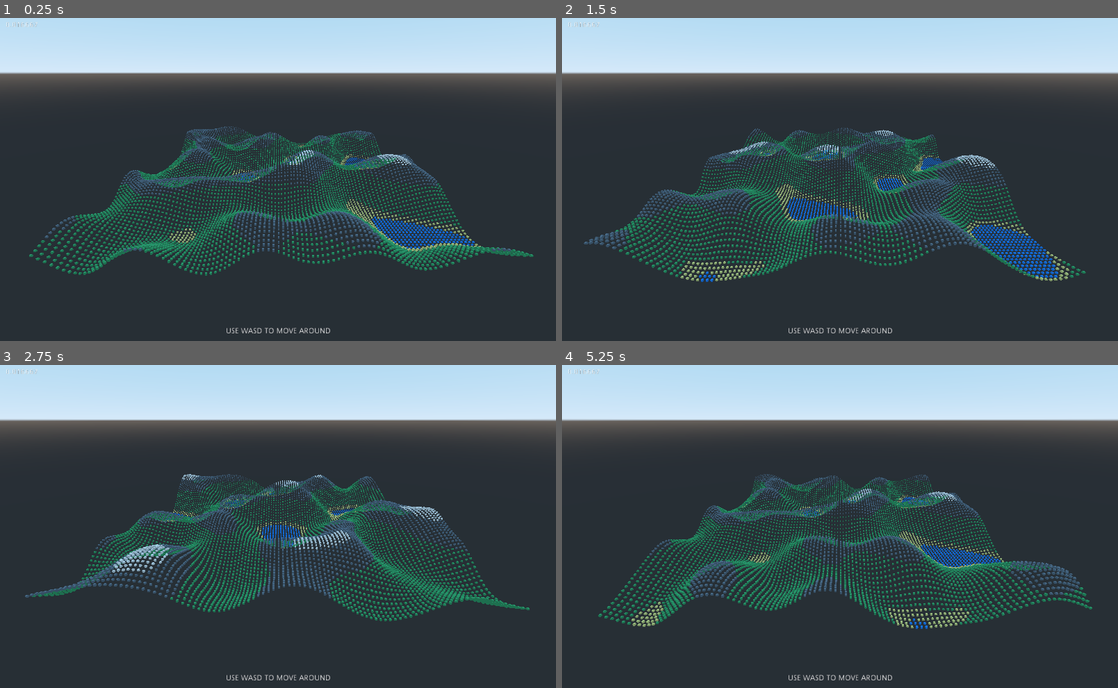
Above: before the commit, frames 1-4 (two rows, left to right).
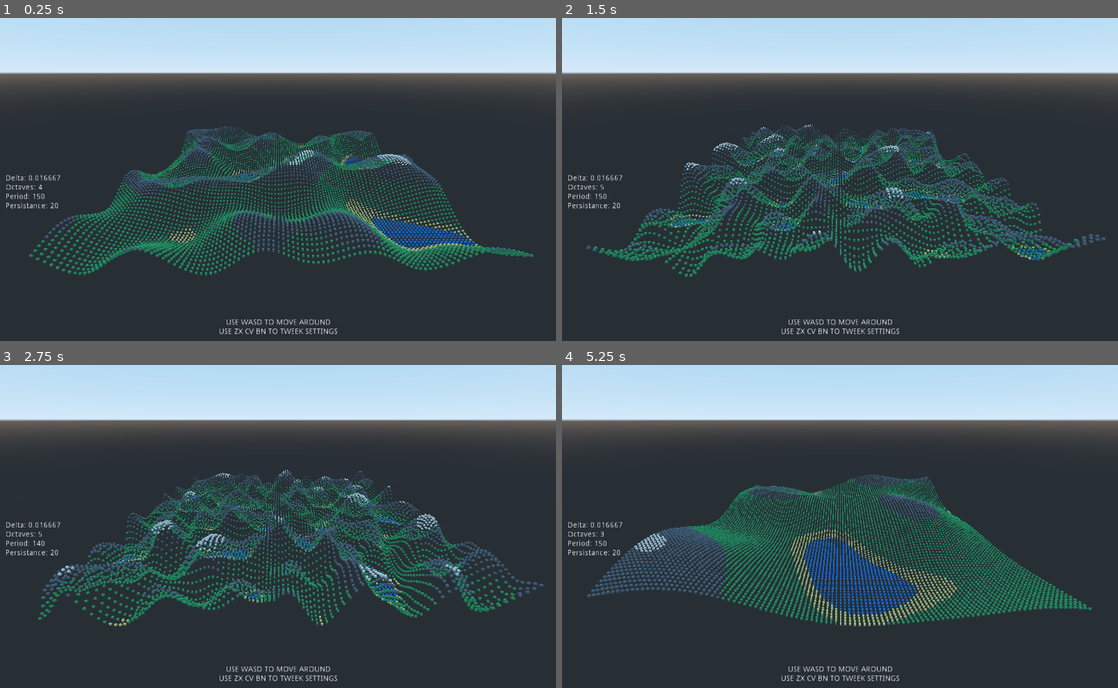
Above: after the commit, the same moments.

Repository: OsakiTsukiko/noise
Game: Godot game, scene res://scenes/main_scene.tscn
Two runs of this game, one before a commit and one after it. Both use one fixed random seed, a clock stepped at 60 frames per second and the inputs below.
Inputs:
- Up to frame 1 (0.25 s): no input
- Up to frame 2 (1.5 s): tap Enter at 0.5 s; hold Right (ui_right) 0.53-1.28 s; tap Z (oct_l, bound only after the commit) at 0.6 s; tap X (oct_r, bound only after the commit) at 0.8, 1.35 s; hold Down (ui_down) from 1.28 s (still down)
- Up to frame 3 (2.75 s): tap C (prd_l, bound only after the commit) at 1.55, 2.1 s; release Down (ui_down) at 2.03 s; hold Right (ui_right) from 2.03 s (still down); tap V (prd_r, bound only after the commit) at 2.3 s
- Up to frame 4 (5.25 s): release Right (ui_right) at 2.78 s; hold Up (ui_up) 2.78-3.53 s; tap V (prd_r, bound only after the commit) at 2.85 s; tap B (prs_l, bound only after the commit) at 3.05, 3.6 s; hold Left (ui_left) 3.53-5.03 s; tap N (prs_r, bound only after the commit) at 3.8, 4.35 s; tap Z (oct_l, bound only after the commit) at 4.55, 5.1 s; hold Down (ui_down) from 5.03 s (still down)

The runs differ from the first frame. In frame 1, 0.6% of the frame differs, in the area x 1-61%, y 1-98%; in frame 2, 16%; in frame 3, 15%; in frame 4, 17%, in the area x 1-96%, y 1-98%.

Commit message:
tweeks

Diff:
--- a/project.godot
+++ b/project.godot
@@ -44,6 +44,36 @@
 , Object(InputEventKey,"resource_local_to_scene":false,"resource_name":"","device":0,"alt":false,"shift":false,"control":false,"meta":false,"command":false,"pressed":false,"scancode":83,"physical_scancode":0,"unicode":0,"echo":false,"script":null)
  ]
 }
+oct_l={
+"deadzone": 0.5,
+"events": [ Object(InputEventKey,"resource_local_to_scene":false,"resource_name":"","device":0,"alt":false,"shift":false,"control":false,"meta":false,"command":false,"pressed":false,"scancode":90,"physical_scancode":0,"unicode":0,"echo":false,"script":null)
+ ]
+}
+oct_r={
+"deadzone": 0.5,
+"events": [ Object(InputEventKey,"resource_local_to_scene":false,"resource_name":"","device":0,"alt":false,"shift":false,"control":false,"meta":false,"command":false,"pressed":false,"scancode":88,"physical_scancode":0,"unicode":0,"echo":false,"script":null)
+ ]
+}
+prd_l={
+"deadzone": 0.5,
+"events": [ Object(InputEventKey,"resource_local_to_scene":false,"resource_name":"","device":0,"alt":false,"shift":false,"control":false,"meta":false,"command":false,"pressed":false,"scancode":67,"physical_scancode":0,"unicode":0,"echo":false,"script":null)
+ ]
+}
+prd_r={
+"deadzone": 0.5,
+"events": [ Object(InputEventKey,"resource_local_to_scene":false,"resource_name":"","device":0,"alt":false,"shift":false,"control":false,"meta":false,"command":false,"pressed":false,"scancode":86,"physical_scancode":0,"unicode":0,"echo":false,"script":null)
+ ]
+}
+prs_l={
+"deadzone": 0.5,
+"events": [ Object(InputEventKey,"resource_local_to_scene":false,"resource_name":"","device":0,"alt":false,"shift":false,"control":false,"meta":false,"command":false,"pressed":false,"scancode":66,"physical_scancode":0,"unicode":0,"echo":false,"script":null)
+ ]
+}
+prs_r={
+"deadzone": 0.5,
+"events": [ Object(InputEventKey,"resource_local_to_scene":false,"resource_name":"","device":0,"alt":false,"shift":false,"control":false,"meta":false,"command":false,"pressed":false,"scancode":78,"physical_scancode":0,"unicode":0,"echo":false,"script":null)
+ ]
+}
 
 [physics]
 
--- a/scenes/main_scene.tscn
+++ b/scenes/main_scene.tscn
@@ -10,21 +10,24 @@
 [node name="CanvasLayer" type="CanvasLayer" parent="Main"]
 
 [node name="Label" type="Label" parent="Main/CanvasLayer"]
+anchor_top = 0.5
+anchor_bottom = 0.5
 margin_left = 10.0
-margin_top = 10.0
+margin_top = -7.0
 margin_right = 50.0
-margin_bottom = 24.0
+margin_bottom = 7.0
 
 [node name="Info" type="Label" parent="Main/CanvasLayer"]
 anchor_left = 0.5
 anchor_top = 1.0
 anchor_right = 0.5
 anchor_bottom = 1.0
-margin_left = -96.5
-margin_top = -25.0
-margin_right = 96.5
-margin_bottom = -11.0
-text = "USE WASD TO MOVE AROUND"
+margin_left = -109.5
+margin_top = -41.0
+margin_right = 109.5
+margin_bottom = -10.0
+text = "USE WASD TO MOVE AROUND
+USE ZX CV BN TO TWEEK SETTINGS"
 align = 1
 
 [node name="Container" type="Spatial" parent="Main"]
--- a/scripts/main_scene.gd
+++ b/scripts/main_scene.gd
@@ -16,6 +16,11 @@
 var mat_grass = SpatialMaterial.new()
 var mat_stone = SpatialMaterial.new()
 var mat_snow = SpatialMaterial.new()
+var dodgerblue = Color.dodgerblue
+var khaki = Color.khaki
+var mediumseagreen = Color.mediumseagreen
+var slategray = Color.slategray
+var snow = Color.snow
 
 func _ready():
 
@@ -27,11 +32,6 @@
 	noise.period = 150.0
 	noise.persistence = 20
 
-	var dodgerblue = Color.dodgerblue
-	var khaki = Color.khaki
-	var mediumseagreen = Color.mediumseagreen
-	var slategray = Color.slategray
-	var snow = Color.snow
 	mat_water.albedo_color = dodgerblue
 	mat_sand.albedo_color = khaki
 	mat_grass.albedo_color = mediumseagreen
@@ -54,9 +54,31 @@
 	pass
 
 func _process(delta):
-	label.text = String(delta)
+	label.text = "Delta: " + String(delta) + "\n"
+	label.text += "Octaves: " + String(noise.octaves) + "\n"
+	label.text += "Period: " + String(noise.period) + "\n"
+	label.text += "Persistance: " + String(noise.persistence) + "\n"
 
-	if ( Input.is_action_pressed("ui_right") || Input.is_action_pressed("ui_left") || Input.is_action_pressed("ui_up") || Input.is_action_pressed("ui_down") ):
+	if (
+		Input.is_action_pressed("ui_right") ||
+		Input.is_action_pressed("ui_left") ||
+		Input.is_action_pressed("ui_up") ||
+		Input.is_action_pressed("ui_down") ||
+		Input.is_action_just_pressed("oct_l") ||
+		Input.is_action_just_pressed("oct_r") ||
+		Input.is_action_just_pressed("prd_l") ||
+		Input.is_action_just_pressed("prd_r") ||
+		Input.is_action_just_pressed("prs_l") ||
+		Input.is_action_just_pressed("prs_r")
+		):
+
+		if ( Input.is_action_just_pressed("oct_l") ): noise.octaves -= 1
+		if ( Input.is_action_just_pressed("oct_r") ): noise.octaves += 1
+		if ( Input.is_action_just_pressed("prd_l") ): noise.period -= 10
+		if ( Input.is_action_just_pressed("prd_r") ): noise.period += 10
+		if ( Input.is_action_just_pressed("prs_l") ): noise.persistence -= 1
+		if ( Input.is_action_just_pressed("prs_r") ): noise.persistence += 1
+
 		var idx:int = 0
 		if (Input.is_action_pressed("ui_right")): idx_x += 1;
 		if (Input.is_action_pressed("ui_left")): idx_x -= 1;
